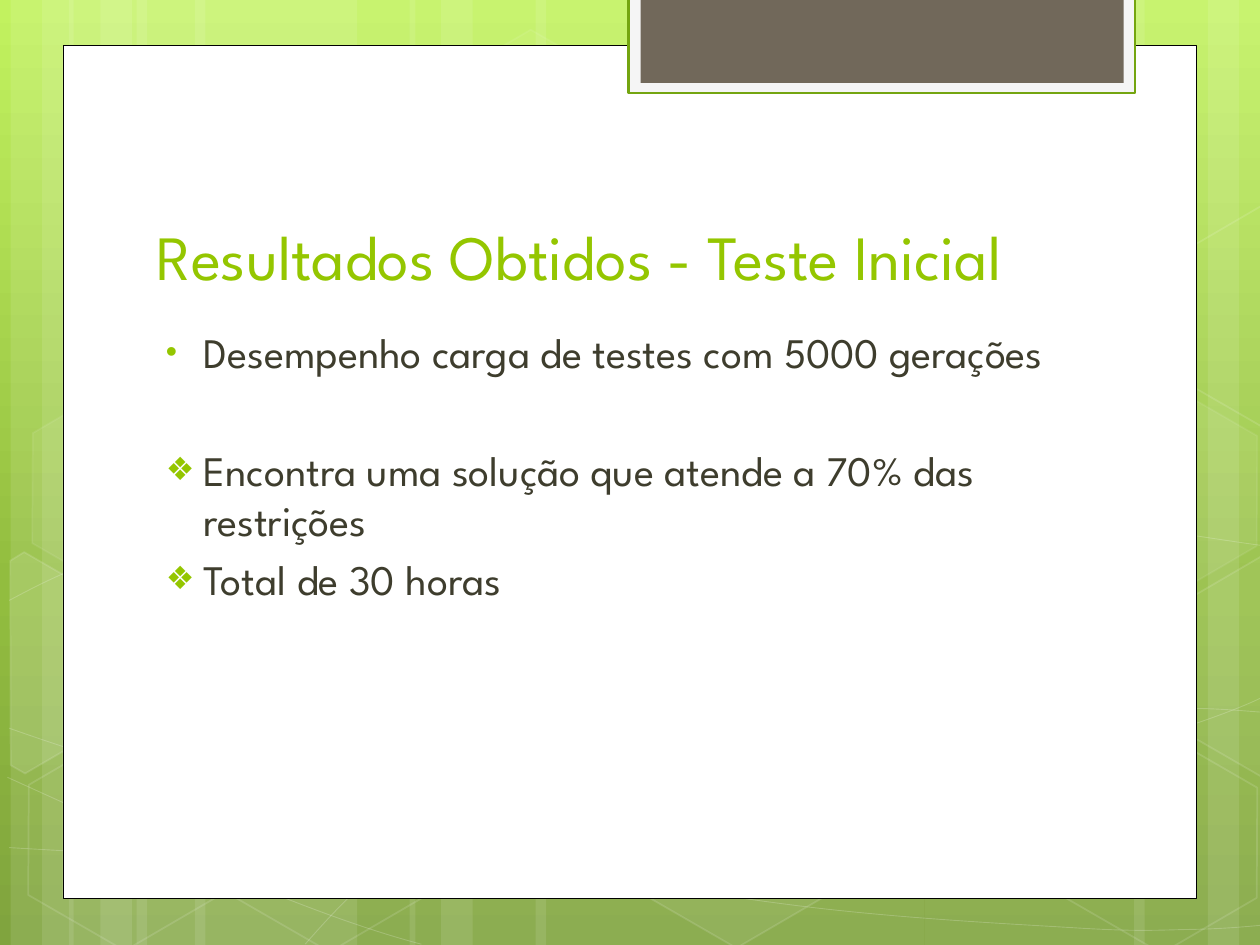
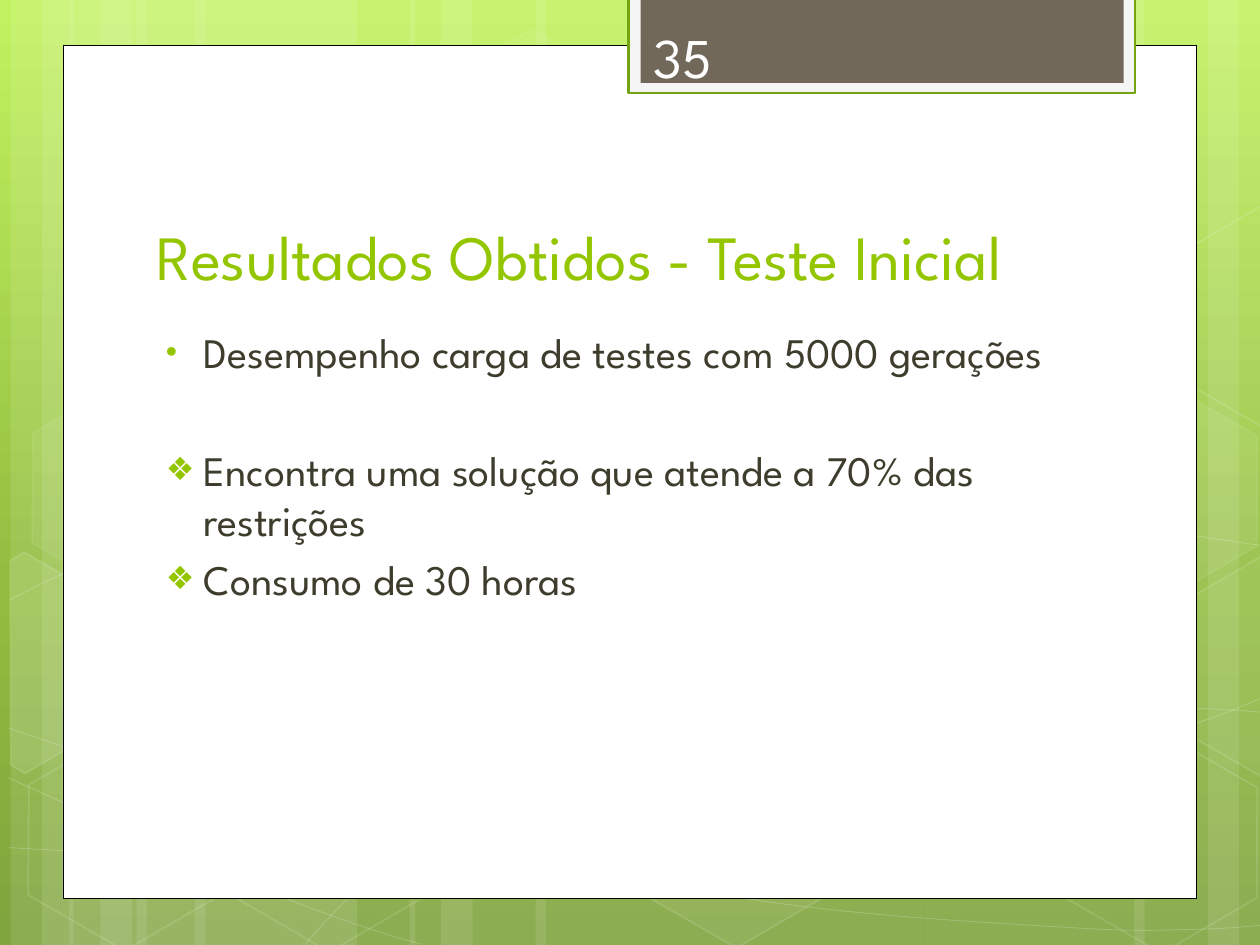
Before and after one commit to alexandregme/tcc2, a slide deck: slide 35 of Apresentação.pptx (slide 38 before the commit). Drawn at 1260x945 pixels with LibreOffice and Linux fonts; fonts in the diff are those of the drawing. Boxes give left, top, right and bottom in pixels: in the first picture for what was removed or moved away, otherwise in the second. Text is boxed around its words. In the diff, an @@ line names an element or a change of style, - is before the commit and + after.

```diff
--- a/Apresentação.pptx
+++ b/Apresentação.pptx
@@ page number added at (653,40,711,95), 32 pt, text #FEFEFE @@
+35
@@ text at (204,566,577,596): text changed @@
-❖ Total de 30 horas
+❖ Consumo de 30 horas
```
Also in this commit, not shown: 40 other slides changed, 4 slides removed, 2 other files.
